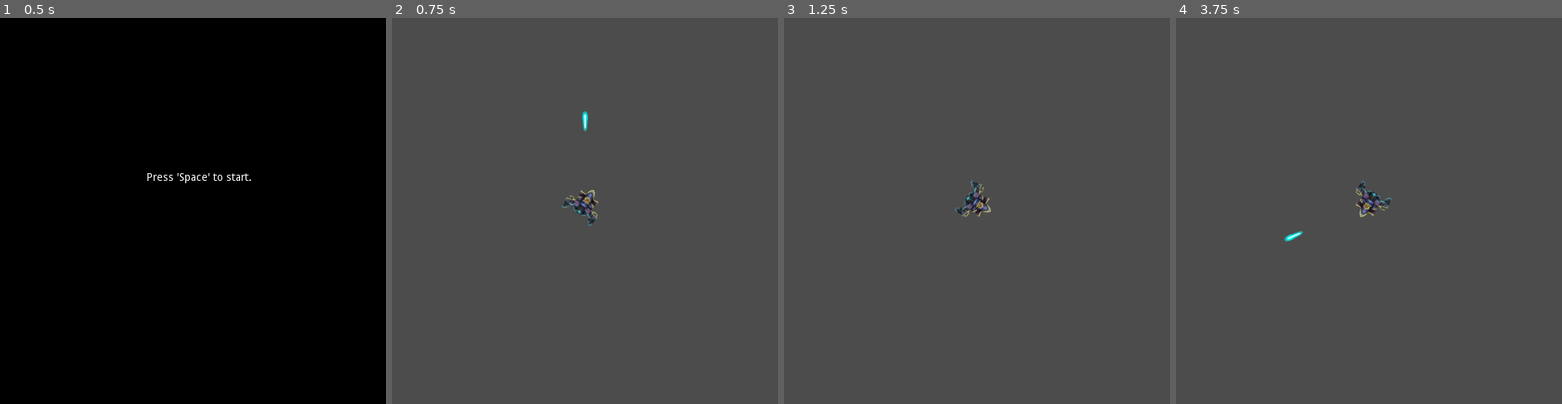
Above: before the commit, frames 1-4 (left to right).
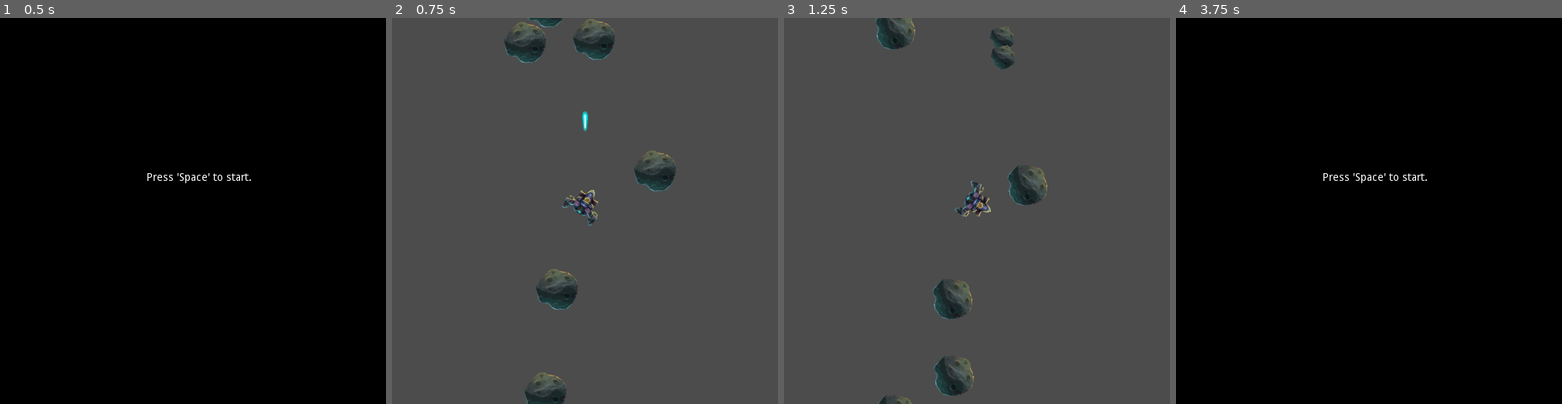
Above: after the commit, the same moments.

Repository: leddkire/godot-asteroids
Game: Godot game, scene res://StartOfGame.tscn
Same seed, same stepped clock (60 frames per second), same inputs: the game is played once before the commit and once after it.
Inputs (mouse positions are in pixels of both pictures, inside the frame that each line leads up to):
- Up to frame 1 (0.5 s): no input
- Up to frame 2 (0.75 s): tap Space (shoot_projectile) at 0.5 s; move the mouse to (669, 191) at 0.52 s; hold Right (move_right) from 0.53 s (still down); hold Space (shoot_projectile) from 0.53 s (still down); click (669, 191) at 0.67 s
- Up to frame 3 (1.25 s): keep holding Right (move_right); keep holding Space (shoot_projectile)
- Up to frame 4 (3.75 s): release Right (move_right) at 1.25 s; release Space (shoot_projectile) at 1.25 s; drag from (1291, 230) to (1349, 288) at 1.27 s; move the mouse to (1407, 126) at 2.02 s; hold Right (move_right) 2.03-2.75 s; hold Space (shoot_projectile) 2.03-2.75 s; drag from (1349, 288) to (1253, 153) at 2.77 s; move the mouse to (1484, 268) at 3.52 s; hold Left (move_left) from 3.53 s (still down); hold Space (shoot_projectile) from 3.53 s (still down)

Frame 1 is identical in both runs. In frame 2, 2.7% of the frame differs, in the area x 29-74%, y 0-100%; in frame 3, 2.4%; in frame 4, 100%, in the area x 0-100%, y 0-100%.
Error before the commit: Parse Error: The identifier "AsteroidCollisionPolygon" isn't declared in the current scope. (res://asteroids/Asteroid.gd:20)

Commit message:
Add missing Autoload configuration for AsteroidCollisionPolygon

Diff:
--- a/project.godot
+++ b/project.godot
@@ -88,6 +88,7 @@
 PlayerLives="*res://lives/player/PlayerLives.gd"
 AsteroidConfiguration="*res://asteroids/AsteroidConfiguration.gd"
 EndGameRule="*res://rules/end/EndGameRule.gd"
+AsteroidCollisionPolygon="*res://asteroids/AsteroidCollisionPolygon.gd"
 
 [debug]
 
